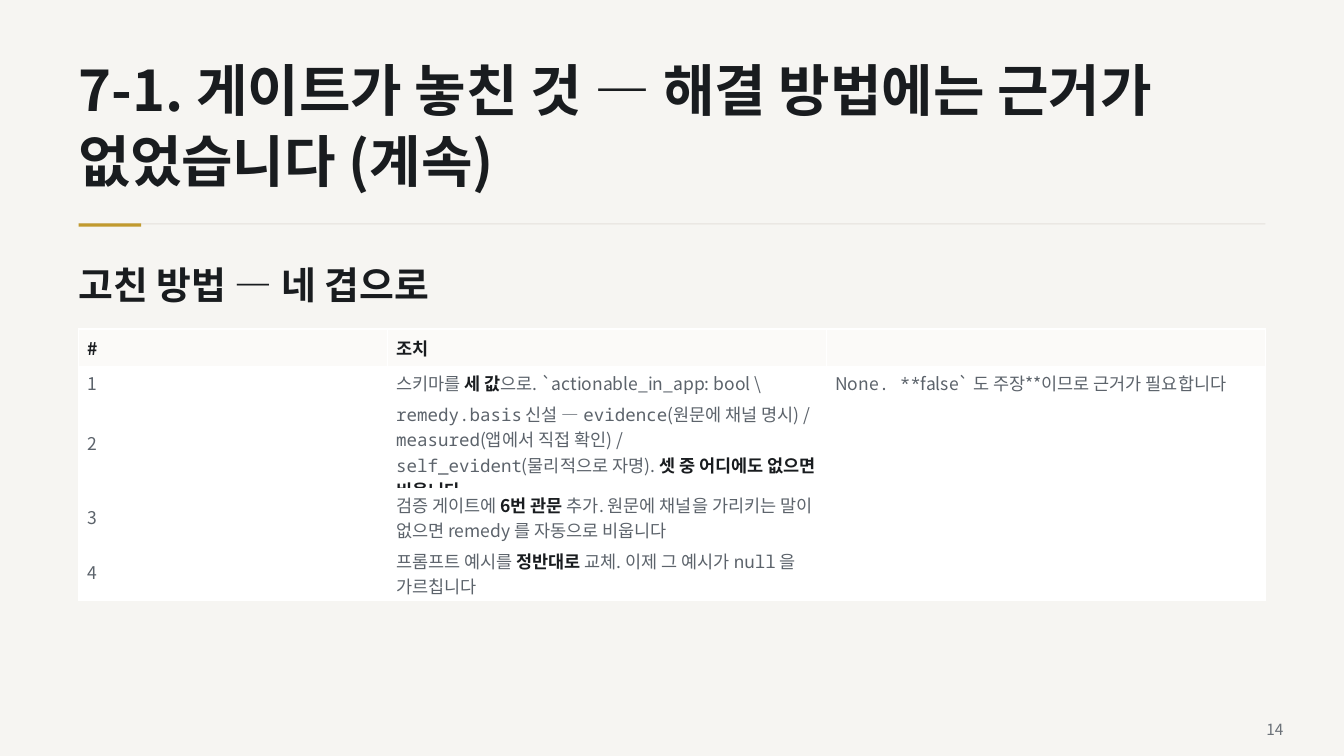
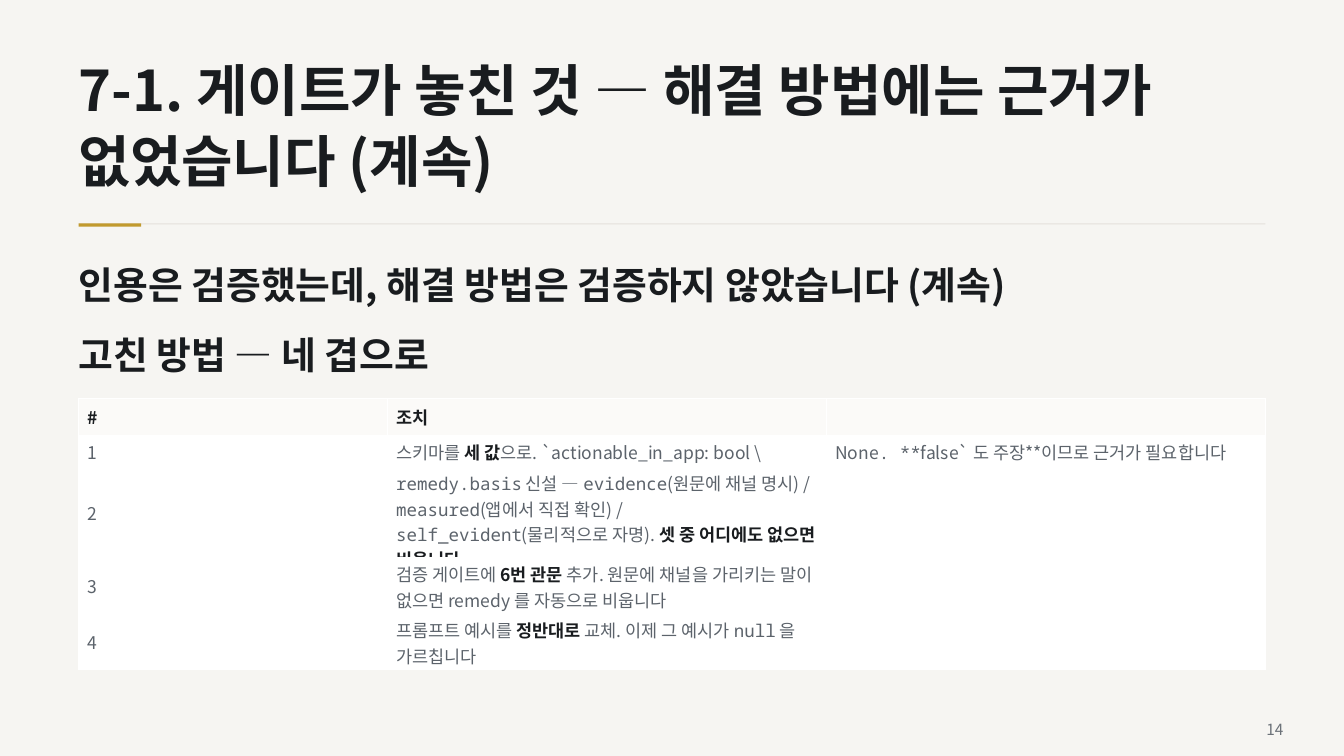
Before and after one commit to ChoHyeonChan/kb-ai-challenge-2026, a slide deck: slide 14 of docs/기술설명서.pptx. Drawn at 1344x756 pixels with LibreOffice and Linux fonts; fonts in the diff are those of the drawing. Boxes give left, top, right and bottom in pixels: in the first picture for what was removed or moved away, otherwise in the second. Text is boxed around its words. In the diff, an @@ line names an element or a change of style, - is before the commit and + after.

```diff
--- a/docs/기술설명서.pptx
+++ b/docs/기술설명서.pptx
@@ text added at (79, 267, 1005, 307), 27 pt, text #191C1F, bold @@
+인용은 검증했는데, 해결 방법은 검증하지 않았습니다 (계속)
@@ text "고친 방법 — 네 겹으로": place and size @@
-text "고친 방법 — 네 겹으로" at (79, 267, 429, 303)
+text "고친 방법 — 네 겹으로" at (79, 337, 429, 373)
@@ table: place and size @@
-table at (79, 329, 1266, 599)
+table at (79, 398, 1266, 669)
```
Also in this commit, not shown: 5 other slides changed, 3 other files.
